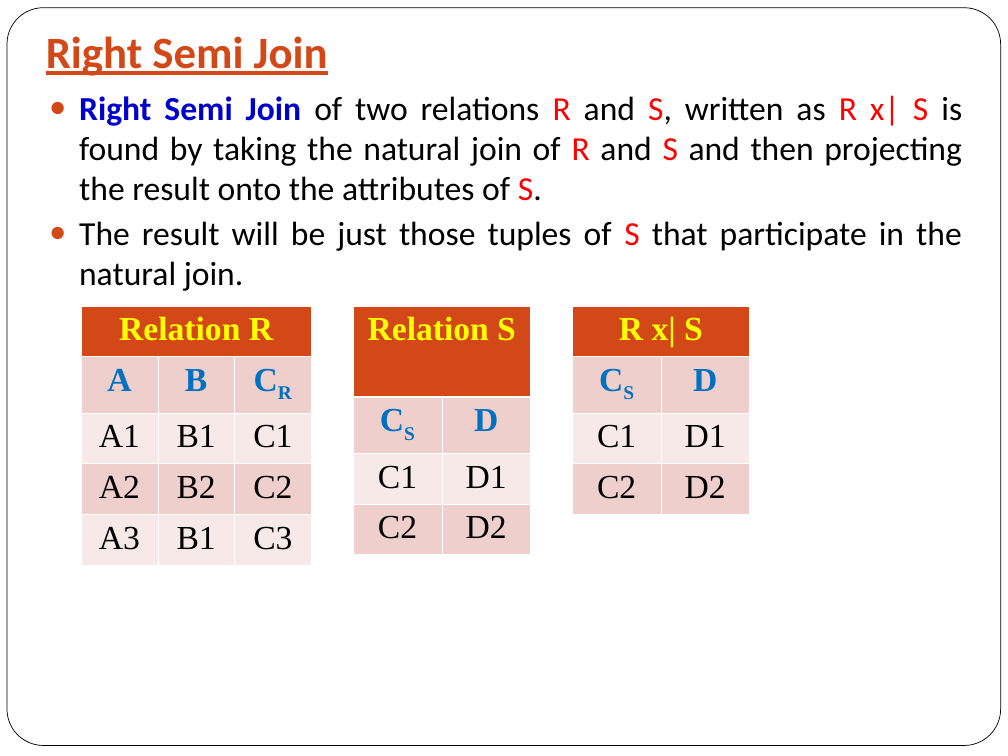
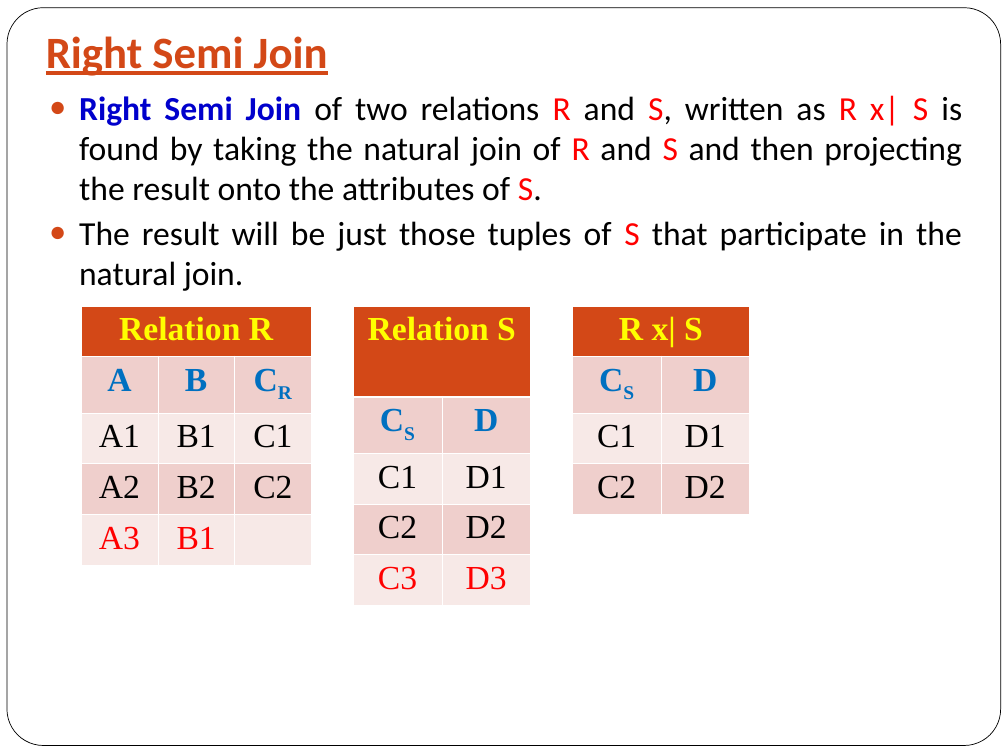
Before and after one commit to Muhammad-ABDUL-Kareem-381/DateBase_System, a slide deck: slide 20 of Notes/Unit#5 Relational Algebra - F24.ppt (slide 19 before the commit). Drawn at 1008x756 pixels with LibreOffice and Linux fonts; fonts in the diff are those of the drawing. Boxes give left, top, right and bottom in pixels: in the first picture for what was removed or moved away, otherwise in the second. Text is boxed around its words. In the diff, an @@ line names an element or a change of style, - is before the commit and + after.

```diff
--- a/Notes/Unit#5 Relational Algebra - F24.ppt
+++ b/Notes/Unit#5 Relational Algebra - F24.ppt
@@ table at box(81, 305, 310, 557) @@
-row 5, column 3: C3
+row 5, column 3: 
@@ text colour #000000 to #FF0000 in "A3", "B1" @@
@@ table at box(353, 305, 530, 594) @@
+row 5: C3 | D3
```
Also in this commit, not shown: 4 other slides changed, 1 slide added, 4 other files.
